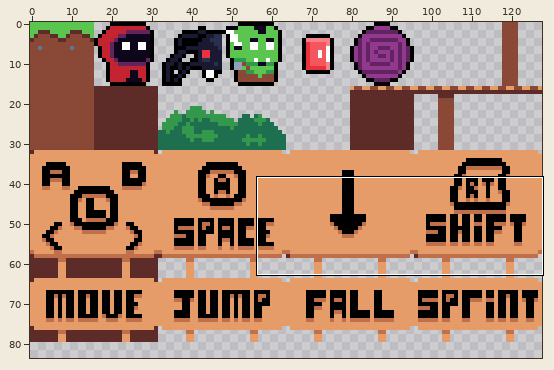
A sprite sheet gets an edit: ProjectCape/Content/maps/tilesets/tileGrass.png. The first picture is a wide view before the edit; the outline marks the close-up.
Close-up. Before the commit:
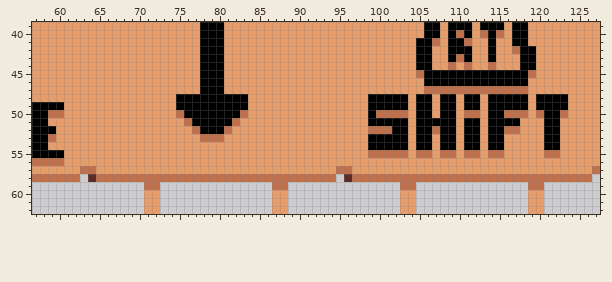
The file is 128x128 pixels. Shown: x 57..127, y 39..62. The wide view leaves out empty margins.
New version:
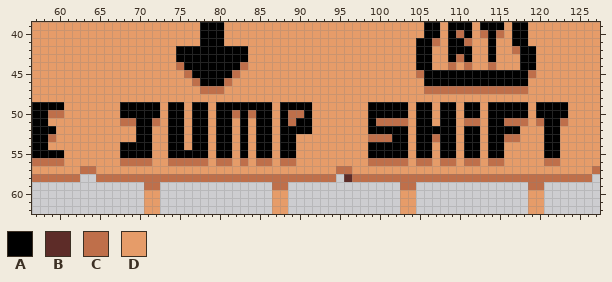
Palette (. is transparent): A #000000  B #5d2c28  C #bf6f4a  D #e69c69
Difference:
Colour C gives way to colour A in row 50 at x 75, 83, 100 to 103, 111 to 112, 116 to 118, 120 and 123; in row 52 at x 77, 81, 99 to 101, 107 and 116 to 117; in row 53 at x 78 and 80; in row 55 at x 99 to 103, 105 to 106, 108 to 109, 111 to 112, 114 to 115 and 121 to 122.
Colour D gives way to colour A in rows 42 to 43 at x 75 to 77 and 81 to 83; in row 44 at x 76 to 77 and 81 to 82; in row 45 at x 77 and 81; in row 49 at x 68 to 72, 74, 84 to 86 and 88 to 91; in row 50 at x 68 to 72, 74, 85 to 86, 88 and 91; in row 51 at x 70 to 71, 74 to 75, 83, 85 to 86, 88 and 90 to 91.
Colour D gives way to colour A in row 52 at x 70 to 71, 74 to 75, 83, 85 to 86 and 88 to 91; in row 53 at x 70 to 71, 74 to 75, 77, 81, 83, 85 to 86 and 88 to 89; in row 54 at x 68 to 71, 74 to 75, 77 to 78, 80 to 81, 83, 85 to 86 and 88 to 89; in row 55 at x 68 to 71, 74 to 78, 80 to 81, 83, 85 to 86 and 88 to 89.
Colour A gives way to colour C in row 47 at x 78 to 80; in row 50 at x 82; in row 51 at x 100 to 103, 111 to 112 and 116 to 117; in row 53 at x 99 to 101.
Colour D gives way to colour C in row 44 at x 75 and 83; in row 45 at x 76 and 82; in row 46 at x 77 and 81; in row 50 at x 84 and 89 to 90; in row 51 at x 68 to 69, 72, 89, 118, 120 and 123; in row 53 at x 107 and 116 to 117.
Colour D gives way to colour C in row 56 at x 68 to 71, 74 to 78, 80 to 81, 83, 85 to 86, 88 to 89, 99 to 103, 105 to 106, 108 to 109, 111 to 112, 114 to 115 and 121 to 122.
Colour A gives way to colour D in row 48 at x 75 to 83, 99 to 103, 105 to 106, 108 to 109, 111 to 112, 114 to 118 and 120 to 123; in rows 49 to 50 at x 76 and 79; in row 51 at x 79 and 107; in row 52 at x 79.
Colour C gives way to colour D in row 51 at x 76 and 82; in row 53 at x 79.
Colour B is gone in row 58 at x 64.
Boxes around the changes in both close-ups, in picture pixels (x1, y1, x2, y2):
changed: (88, 46, 312, 182)
changed: (368, 94, 568, 166)
